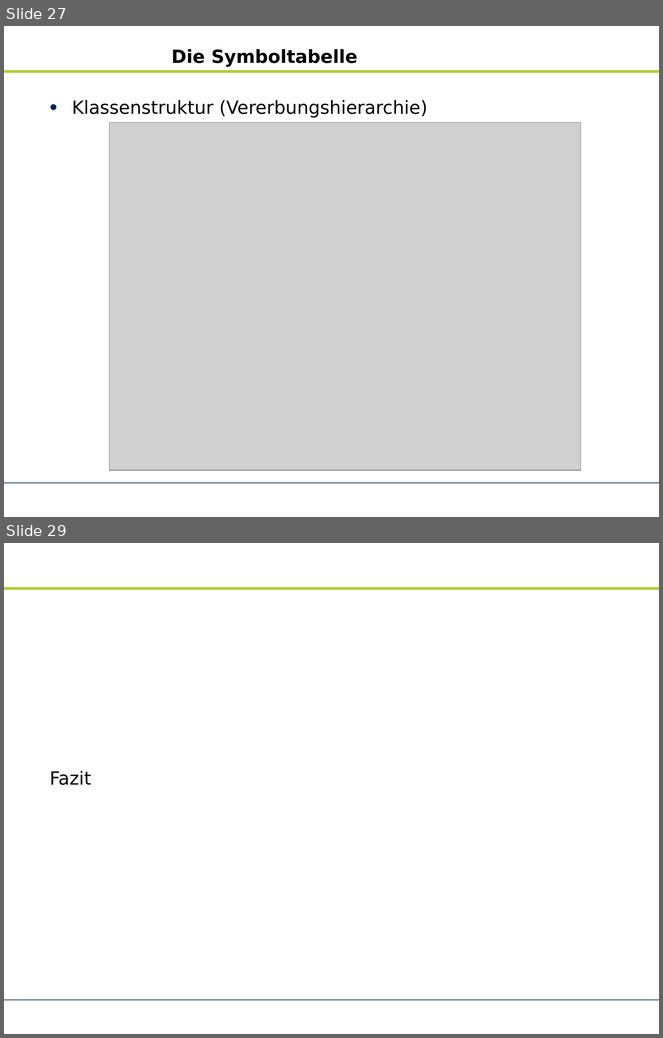
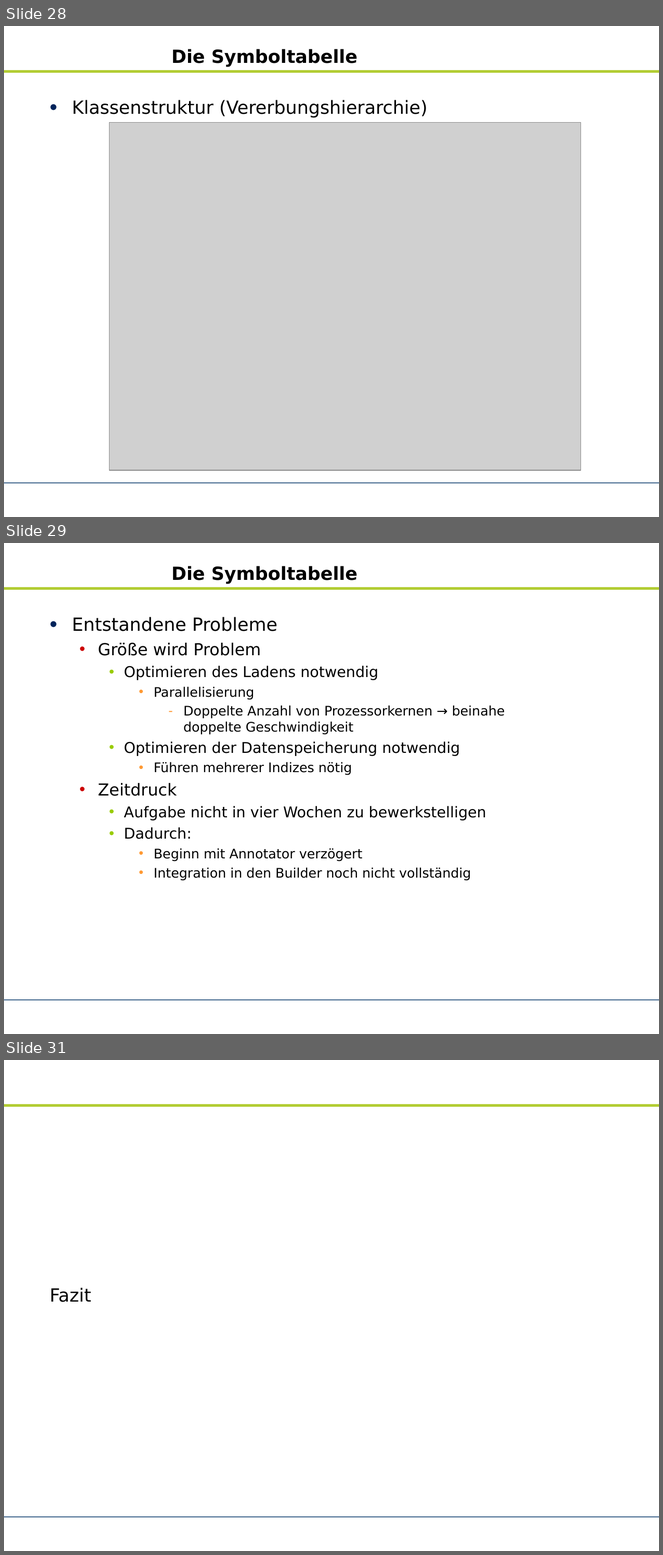
Before and after one commit to zhongxinhua/sose10-swp-uebersetzerbau, a slide deck: trunk/dokumentation/rk-kundenpraesentation/rk-kundenpraesentation.odp. Shown one above the other, each under a label of ours: slides 27 and 29 before the commit, slides 28, 29 and 31 after it; the slides between them are not shown. The pictures are 663x1038 and 663x1555 pixels, drawn with LibreOffice and Linux fonts; fonts in the diff are those of the drawing; grey boxes stand for pictures; background and template pictures are left out. Boxes give left, top, right and bottom in pixels: in the first picture for what was removed or moved away, otherwise in the second. Text is boxed around its words. In the diff, an @@ line names an element or a change of style, - is before the commit and + after.

Commit message:
Präsentation: nur das Fazit fehlt noch :)

```diff
--- a/trunk/dokumentation/rk-kundenpraesentation/rk-kundenpraesentation.odp
+++ b/trunk/dokumentation/rk-kundenpraesentation/rk-kundenpraesentation.odp
@@ slide 29 added at [4,543,659,1034], background #FFFFFF; not listed: 2 template elements that a slide beside it also shows @@
@@ title added at [171,566,358,584], 22 pt, text #000000, bold @@
+Die Symboltabelle
@@ text added at [72,617,505,880], 16 pt, text #000000 @@
+• Entstandene Probleme
+  • Größe wird Problem
+    • Optimieren des Ladens notwendig
+      • Parallelisierung
+        – Doppelte Anzahl von Prozessorkernen → beinahe doppelte Geschwindigkeit
+    • Optimieren der Datenspeicherung notwendig
+      • Führen mehrerer Indizes nötig
+  • Zeitdruck
+    • Aufgabe nicht in vier Wochen zu bewerkstelligen
+    • Dadurch:
+      • Beginn mit Annotator verzögert
+      • Integration in den Builder noch nicht vollständig
@@ what was slide 27 is now slide 28 @@
@@ what was slide 29 is now slide 31 @@
```
Also in this commit, not shown: 3 slides changed, 2 other slides added, 1 slide removed, 1 other file.
